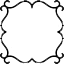
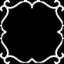
Two versions of the same layered image (w=64, h=64). Layer-by-layer changes:
removed group "Overlays" (2 layers) over [0, 0, 64, 64]
removed layer "Pure" from group "Overlays" over [0, 0, 64, 64]
removed group "Inner Icons" (36 layers) over [1, 2, 63, 62]
removed group "Stats" (4 layers) from group "Inner Icons" over [16, 16, 49, 47]
renamed "Black BG" to "Layer 1", showed it, painted on it over [0, 0, 64, 64]
moved "Layer 2" out of group "Health", painted on it over [0, 0, 64, 64]
removed group "Weapons" (2 layers) from group "Inner Icons" over [13, 13, 52, 51]
removed group "Tech" (2 layers) from group "Inner Icons" over [12, 14, 53, 52]
removed group "Power" (2 layers) from group "Inner Icons" over [14, 14, 48, 52]
removed group "Outer Icons" (54 layers) over [0, 0, 64, 64]
